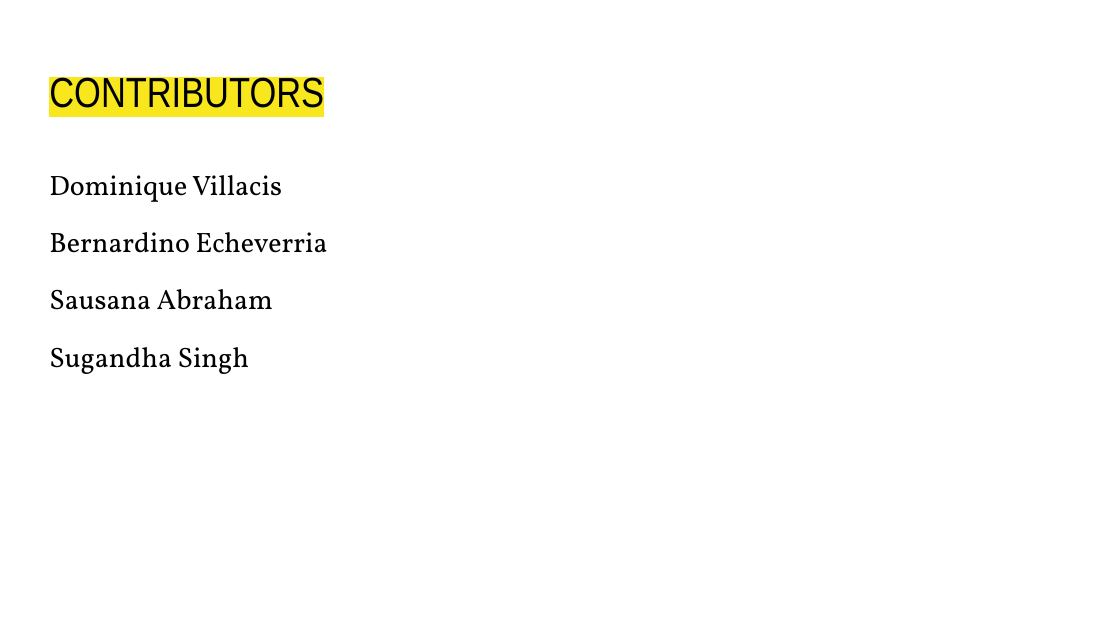
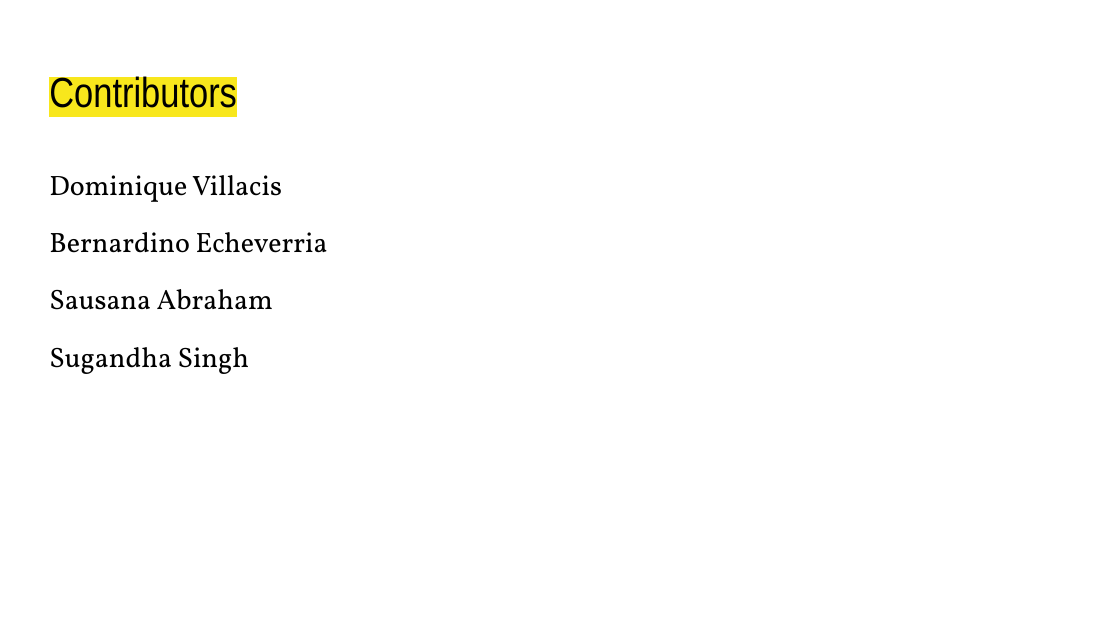
Before and after one commit to domivillacis/Hotel_reservations_analysis, a slide deck: slide 38 of Hotel_Reservations.pptx (slide 2 before the commit). Drawn at 1120x630 pixels with LibreOffice and Linux fonts; fonts in the diff are those of the drawing. Boxes give left, top, right and bottom in pixels: in the first picture for what was removed or moved away, otherwise in the second. Text is boxed around its words. In the diff, an @@ line names an element or a change of style, - is before the commit and + after.

```diff
--- a/Hotel_Reservations.pptx
+++ b/Hotel_Reservations.pptx
@@ title at box(49, 73, 237, 108): text changed @@
-CONTRIBUTORS
+Contributors
```
Also in this commit, not shown: 19 other slides changed, 15 slides added, 3 slides removed.
